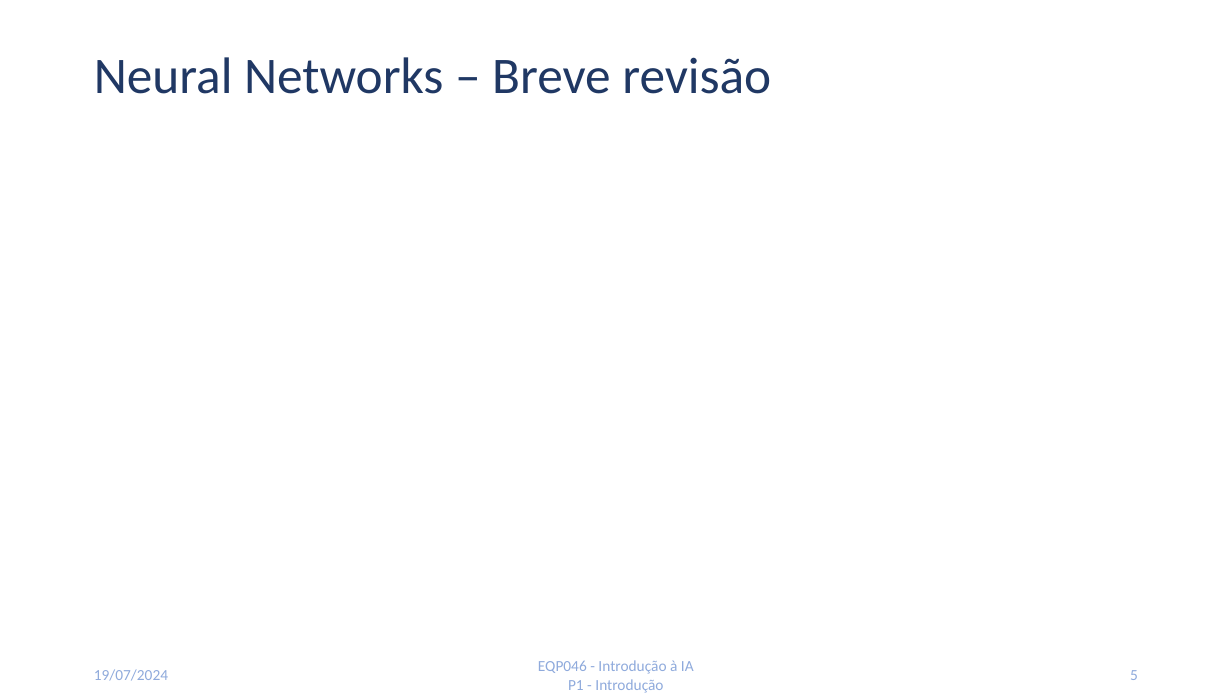
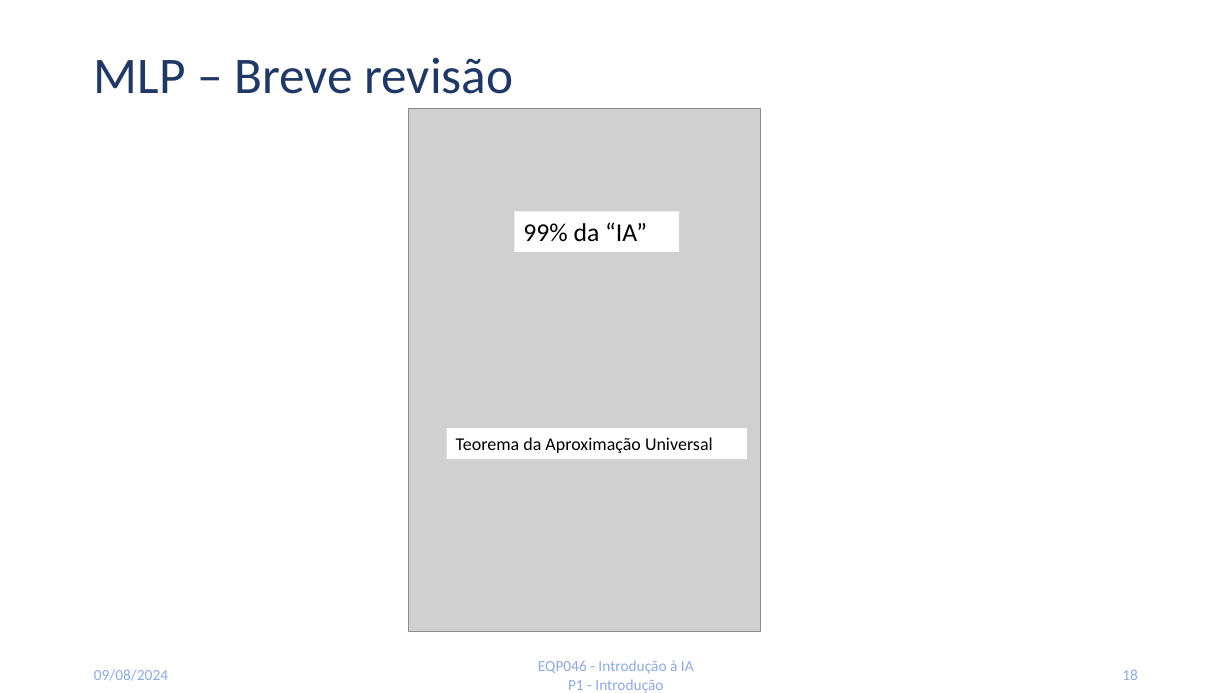
Before and after one commit to alandema/ppgeq_EQP0046, a slide deck: slide 18 of FinalPresentation/KANs.pptx (slide 5 before the commit). Drawn at 1232x693 pixels with LibreOffice and Linux fonts; fonts in the diff are those of the drawing; grey boxes stand for pictures; background and template pictures are left out. Boxes give left, top, right and bottom in pixels: in the first picture for what was removed or moved away, otherwise in the second. Text is boxed around its words. In the diff, an @@ line names an element or a change of style, - is before the commit and + after.

```diff
--- a/FinalPresentation/KANs.pptx
+++ b/FinalPresentation/KANs.pptx
@@ title at box(94, 57, 513, 94): text changed @@
-Neural Networks – Breve revisão
+MLP – Breve revisão
@@ picture added at box(409, 109, 761, 632) @@
@@ rectangle added at box(515, 212, 679, 252), fill #FFFFFF, 20 pt, text #000000 @@
+99% da “IA”
@@ rectangle added at box(446, 428, 747, 459), fill #FFFFFF, 14 pt, text #000000 @@
+Teorema da Aproximação Universal
@@ text at box(94, 669, 168, 681): text changed @@
-19/07/2024
+09/08/2024
@@ page number at box(1122, 669, 1138, 680): text changed @@
-5
+18
```
Also in this commit, not shown: 6 other slides changed, 29 slides added, 3 slides removed.
